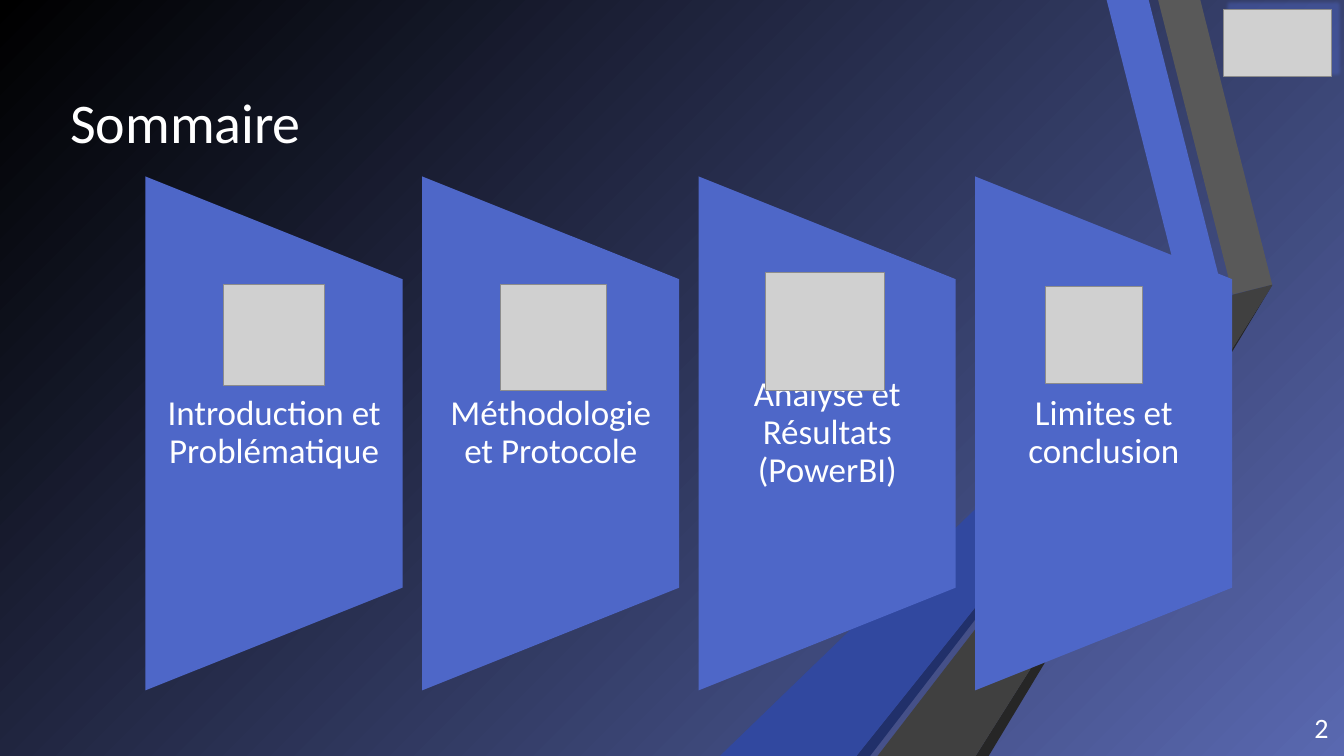
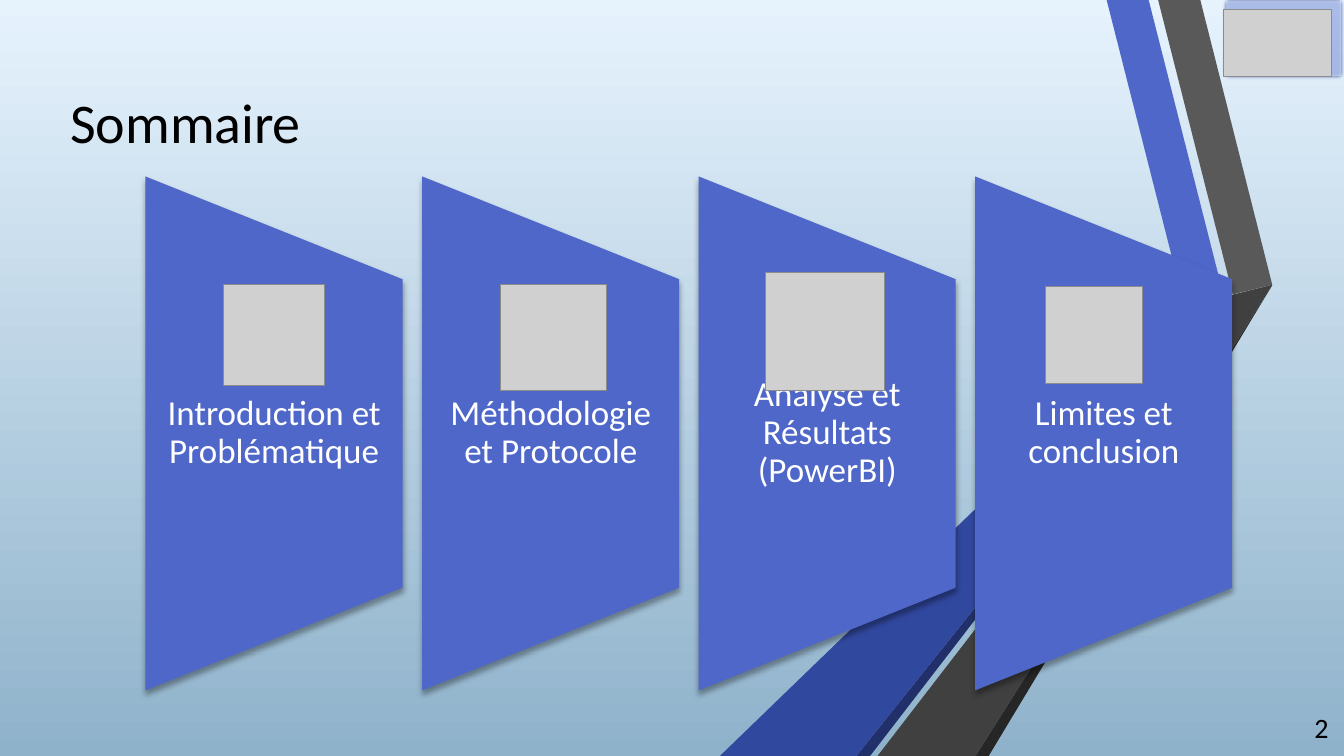
Before and after one commit to Milhane69/Portfolio-RABEHI-Milhane, a slide deck: slide 2 of Expérience.pptx. Drawn at 1344x756 pixels with LibreOffice and Linux fonts; fonts in the diff are those of the drawing; grey boxes stand for pictures. Boxes give left, top, right and bottom in pixels: in the first picture for what was removed or moved away, otherwise in the second. Text is boxed around its words. In the diff, an @@ line names an element or a change of style, - is before the commit and + after.

```diff
--- a/Expérience.pptx
+++ b/Expérience.pptx
@@ background gradient #5968B0 to #000000 to gradient #E6F3FD to #8FB2CC @@
@@ rectangle at (x1=0, y1=0, x2=1344, y2=756): fill gradient #5968B0 to #000000 to gradient #E6F3FD to #8FB2CC @@
@@ freeform shape at (x1=16, y1=0, x2=139, y2=582): fill #FFFFFF to #595959 @@
@@ title "Sommaire" at (x1=70, y1=104, x2=301, y2=144): text colour #FFFFFF to #000000 @@
@@ rectangle at (x1=1224, y1=0, x2=1344, y2=79): outline #3A4C94 1.25 pt to #606BAC 4.33 pt @@
@@ shadow on in 4 elements at (x1=146, y1=176, x2=403, y2=690), (x1=422, y1=176, x2=679, y2=690), (x1=699, y1=176, x2=956, y2=690), (x1=975, y1=176, x2=1233, y2=690) @@
@@ freeform shape at (x1=16, y1=578, x2=151, y2=756): fill #FFFFFF to #262626 @@
@@ freeform shape at (x1=16, y1=578, x2=203, y2=756): fill #FFFFFF to #404040 @@
@@ page number at (x1=1314, y1=720, x2=1328, y2=738): text colour #FFFFFF to #000000 @@
```
Also in this commit, not shown: 12 other slides changed, 4 slides added, 1 other file.
